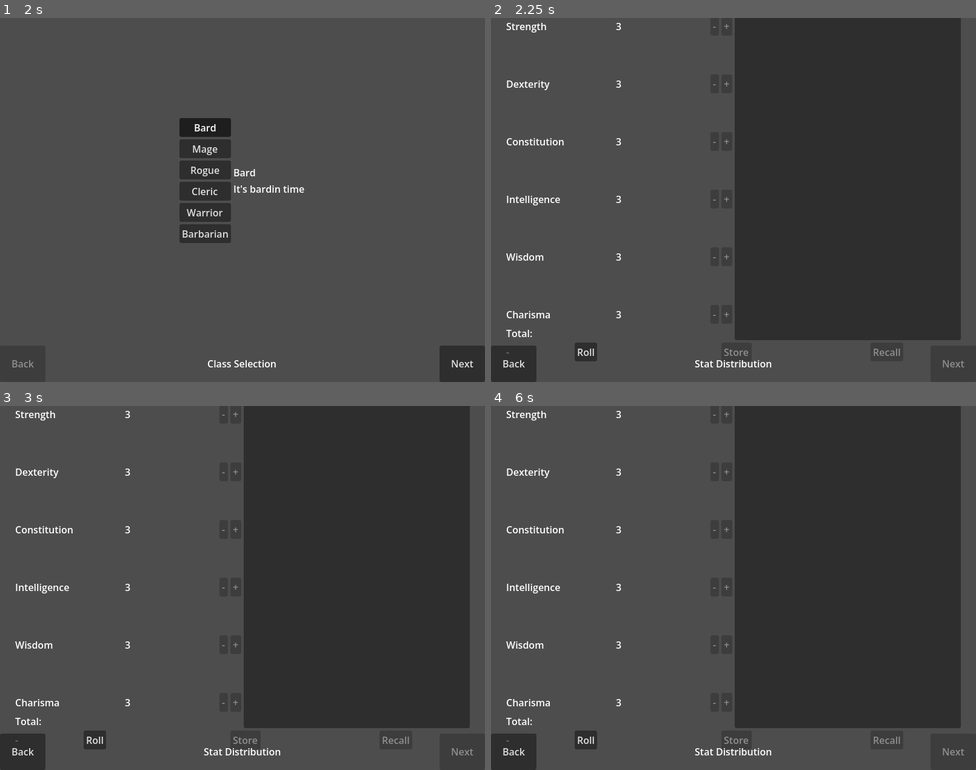
Above: before the commit, frames 1-4 (two rows, left to right).
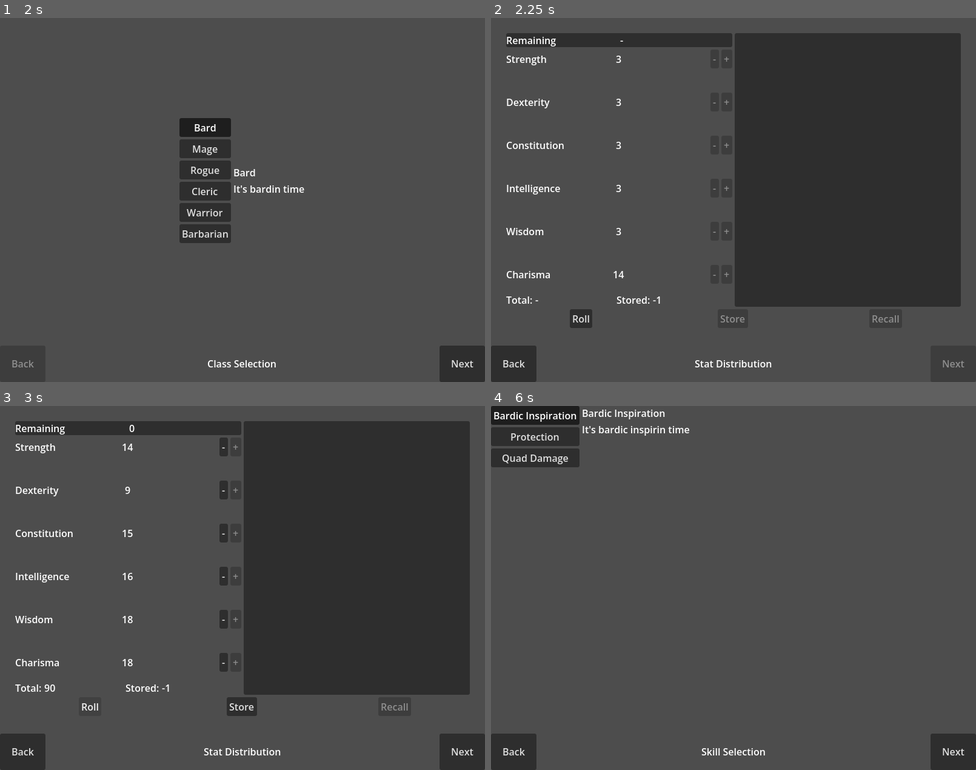
Above: after the commit, the same moments.

Repository: brysonomicon/HeroTavern
Game: Godot game, scene res://scenes/game.tscn
Two runs of this game, one before a commit and one after it. Both use one fixed random seed, a clock stepped at 60 frames per second and the inputs below.
Inputs (mouse positions are in pixels of both pictures, inside the frame that each line leads up to):
- Up to frame 1 (2 s): click "New Game" at 0.5 s; click "Bard" at 1.25 s
- Up to frame 2 (2.25 s): click "Next" at 2 s
- Up to frame 3 (3 s): click "Roll" at 2.75 s
- Up to frame 4 (6 s): click (714, 446) at 3.5 s, where only the run after the commit has a clickable "-"; click (728, 446) at 4.25 s, where only the run after the commit has a clickable "+"; click (951, 751) at 5 s, where only the run after the commit has a clickable "Next"; click (534, 416) at 5.75 s, where only the run after the commit has a clickable "Bardic Inspiration"

Frame 1 is identical in both runs. In frame 2, 9.6% of the frame differs, in the area x 3-97%, y 0-95%; in frame 3, 9.9%; in frame 4, 46%, in the area x 0-98%, y 0-96%.

Commit message:
adjusted stat distribution scene layout

Diff:
--- a/scenes/character_creator/creator_main.tscn
+++ b/scenes/character_creator/creator_main.tscn
@@ -5,10 +5,7 @@
 [ext_resource type="PackedScene" uid="uid://cbl1qa6lv7u30" path="res://scenes/character_creator/stat_distribution/stat_distribution.tscn" id="3_vw51u"]
 [ext_resource type="PackedScene" uid="uid://wttfhjpr4ema" path="res://scenes/character_creator/skill_selection/skill_selection.tscn" id="4_qulq2"]
 [ext_resource type="PackedScene" uid="uid://rronsct0ind1" path="res://scenes/character_creator/appearance/appearance.tscn" id="5_dc31r"]
-[ext_resource type="Script" uid="uid://bvgjsgvli4bql" path="res://components/character_skill.gd" id="5_hrwy5"]
-[ext_resource type="Resource" uid="uid://rtqs7lvo54ej" path="res://components/character_skills/general/quad_damage.tres" id="6_0jt2x"]
 [ext_resource type="PackedScene" uid="uid://dlxjl7ty2vng0" path="res://scenes/character_creator/confirmation/confirmation.tscn" id="6_u4rkx"]
-[ext_resource type="Resource" uid="uid://dumwr0e6up8kx" path="res://components/character_skills/general/protection.tres" id="7_bd8oy"]
 
 [node name="CreatorMain" type="Control" unique_id=1295500089 node_paths=PackedStringArray("steps", "back_button", "next_button", "title_label")]
 layout_mode = 3
@@ -43,7 +40,6 @@
 
 [node name="SkillSelection" parent="VBoxContainer/StepContainer" unique_id=134213194 instance=ExtResource("4_qulq2")]
 layout_mode = 1
-skill_pool = Array[ExtResource("5_hrwy5")]([ExtResource("6_0jt2x"), ExtResource("7_bd8oy")])
 
 [node name="CharacterSpriteEditor" parent="VBoxContainer/StepContainer" unique_id=339337101 instance=ExtResource("5_dc31r")]
 layout_mode = 1
--- a/scenes/character_creator/stat_distribution/stat_distribution.gd
+++ b/scenes/character_creator/stat_distribution/stat_distribution.gd
@@ -9,11 +9,12 @@
 const ROLL_MODE: float = 80.0
 
 @export var rows: Array[StatRow]
-@export var roll_label: Label
 @export var points_left_label: Label
 @export var roll_button: Button
 @export var store_button: Button
 @export var recall_button: Button
+@export var total_label: Label
+@export var stored_label: Label
 
 var _stats: Dictionary[Character.StatType, int] = {}
 var _total: int = 0
@@ -93,7 +94,8 @@
 
 func _refresh() -> void:
 	var rolled: bool = _total > 0
-	roll_label.text = "%d" % _total if rolled else "-"
+	total_label.text = "%d" % _total if rolled else "-"
+	stored_label.text = "%d" % _stored if _stored else "-"
 	points_left_label.text = "%d" % _remaining if rolled else "-"
 	for row in rows:
 		var stat_min = Character.KEY_STAT_MIN if row.stat_key == _key_stat else Character.STAT_MIN
--- a/scenes/character_creator/stat_distribution/stat_distribution.tscn
+++ b/scenes/character_creator/stat_distribution/stat_distribution.tscn
@@ -3,7 +3,7 @@
 [ext_resource type="Script" uid="uid://d2kehwbofdjne" path="res://scenes/character_creator/stat_distribution/stat_distribution.gd" id="1_5ufd6"]
 [ext_resource type="PackedScene" uid="uid://ipi2hty57sgu" path="res://scenes/ui/stat_row.tscn" id="2_765v6"]
 
-[node name="StatDistribution" type="Control" unique_id=40392945 node_paths=PackedStringArray("rows", "roll_label", "points_left_label", "roll_button", "store_button", "recall_button")]
+[node name="StatDistribution" type="Control" unique_id=40392945 node_paths=PackedStringArray("rows", "points_left_label", "roll_button", "store_button", "recall_button", "total_label", "stored_label")]
 layout_mode = 3
 anchors_preset = 15
 anchor_right = 1.0
@@ -12,11 +12,12 @@
 grow_vertical = 2
 script = ExtResource("1_5ufd6")
 rows = [NodePath("MarginContainer/VBoxContainer/StatsDescriptionsContainer/LeftColumn/StatsContainer/Strength"), NodePa …(525 unchanged characters)…
-roll_label = NodePath("MarginContainer/VBoxContainer/RollBar/RollLabel")
 points_left_label = NodePath("MarginContainer/VBoxContainer/StatsDescriptionsContainer/LeftColumn/PointsRemainingBar/HBoxContainer/PointsLeftValue")
 roll_button = NodePath("MarginContainer/VBoxContainer/RollBar/RollButton")
 store_button = NodePath("MarginContainer/VBoxContainer/RollBar/StoreButton")
 recall_button = NodePath("MarginContainer/VBoxContainer/RollBar/RecallButton")
+total_label = NodePath("MarginContainer/VBoxContainer/StatsDescriptionsContainer/LeftColumn/TotalStoredBar/TotalValue")
+stored_label = NodePath("MarginContainer/VBoxContainer/StatsDescriptionsContainer/LeftColumn/TotalStoredBar/StoredValue")
 
 [node name="MarginContainer" type="MarginContainer" parent="." unique_id=1605417424]
 layout_mode = 1
@@ -61,54 +62,61 @@
 [node name="StatsContainer" type="VBoxContainer" parent="MarginContainer/VBoxContainer/StatsDescriptionsContainer/LeftColumn" unique_id=62197817]
 layout_mode = 2
 size_flags_vertical = 3
-theme_override_constants/separation = 64
+theme_override_constants/separation = 40
 
 [node name="Strength" parent="MarginContainer/VBoxContainer/StatsDescriptionsContainer/LeftColumn/StatsContainer" unique_id=419275512 instance=ExtResource("2_765v6")]
 layout_mode = 2
-stat_key = "str"
 display_name = "Strength"
 
 [node name="Dexterity" parent="MarginContainer/VBoxContainer/StatsDescriptionsContainer/LeftColumn/StatsContainer" unique_id=76226478 instance=ExtResource("2_765v6")]
 layout_mode = 2
-stat_key = "dex"
+stat_key = 1
 display_name = "Dexterity"
 
 [node name="Constitution" parent="MarginContainer/VBoxContainer/StatsDescriptionsContainer/LeftColumn/StatsContainer" unique_id=647158042 instance=ExtResource("2_765v6")]
 layout_mode = 2
-stat_key = "con"
+stat_key = 2
 display_name = "Constitution"
 
 [node name="Intelligence" parent="MarginContainer/VBoxContainer/StatsDescriptionsContainer/LeftColumn/StatsContainer" unique_id=443381625 instance=ExtResource("2_765v6")]
 layout_mode = 2
-stat_key = "int"
+stat_key = 3
 display_name = "Intelligence"
 
 [node name="Wisdom" parent="MarginContainer/VBoxContainer/StatsDescriptionsContainer/LeftColumn/StatsContainer" unique_id=1578064826 instance=ExtResource("2_765v6")]
 layout_mode = 2
-stat_key = "wis"
+stat_key = 4
 display_name = "Wisdom"
 
 [node name="Charisma" parent="MarginContainer/VBoxContainer/StatsDescriptionsContainer/LeftColumn/StatsContainer" unique_id=1451597839 instance=ExtResource("2_765v6")]
 layout_mode = 2
-stat_key = "cha"
+stat_key = 5
 display_name = "Charisma"
 
-[node name="TotalRolledBar" type="HBoxContainer" parent="MarginContainer/VBoxContainer/StatsDescriptionsContainer/LeftColumn" unique_id=183840601]
+[node name="TotalStoredBar" type="HBoxContainer" parent="MarginContainer/VBoxContainer/StatsDescriptionsContainer/LeftColumn" unique_id=183840601]
 layout_mode = 2
 
-[node name="Label" type="Label" parent="MarginContainer/VBoxContainer/StatsDescriptionsContainer/LeftColumn/TotalRolledBar" unique_id=260882283]
+[node name="TotalCaption" type="Label" parent="MarginContainer/VBoxContainer/StatsDescriptionsContainer/LeftColumn/TotalStoredBar" unique_id=260882283]
+layout_mode = 2
+text = "Total:"
+
+[node name="TotalValue" type="Label" parent="MarginContainer/VBoxContainer/StatsDescriptionsContainer/LeftColumn/TotalStoredBar" unique_id=915389619]
 layout_mode = 2
 size_flags_horizontal = 3
-text = "Total:"
+
+[node name="StoredCaption" type="Label" parent="MarginContainer/VBoxContainer/StatsDescriptionsContainer/LeftColumn/TotalStoredBar" unique_id=1867564830]
+layout_mode = 2
+text = "Stored:"
+
+[node name="StoredValue" type="Label" parent="MarginContainer/VBoxContainer/StatsDescriptionsContainer/LeftColumn/TotalStoredBar" unique_id=874944105]
+layout_mode = 2
+size_flags_horizontal = 3
 
 [node name="RightColumn" type="PanelContainer" parent="MarginContainer/VBoxContainer/StatsDescriptionsContainer" unique_id=21660596]
 layout_mode = 2
 size_flags_horizontal = 3
 
 [node name="RollBar" type="HBoxContainer" parent="MarginContainer/VBoxContainer" unique_id=900470927]
-layout_mode = 2
-
-[node name="RollLabel" type="Label" parent="MarginContainer/VBoxContainer/RollBar" unique_id=528945565]
 layout_mode = 2
 
 [node name="RollButton" type="Button" parent="MarginContainer/VBoxContainer/RollBar" unique_id=600634449]
